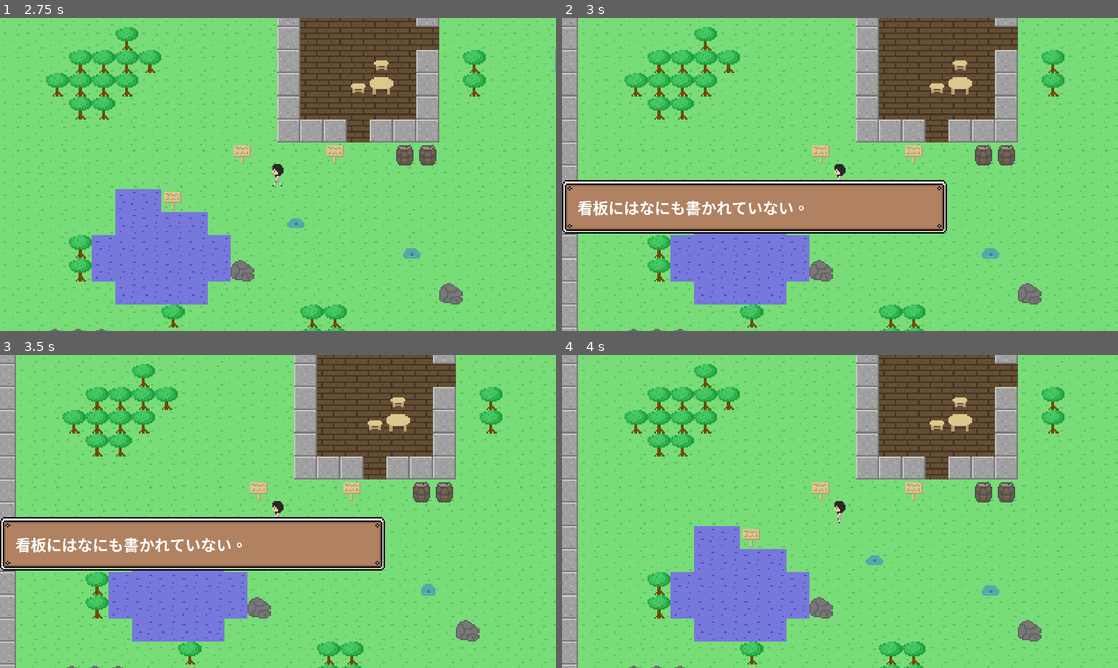
Above: before the commit, frames 1-4 (two rows, left to right).
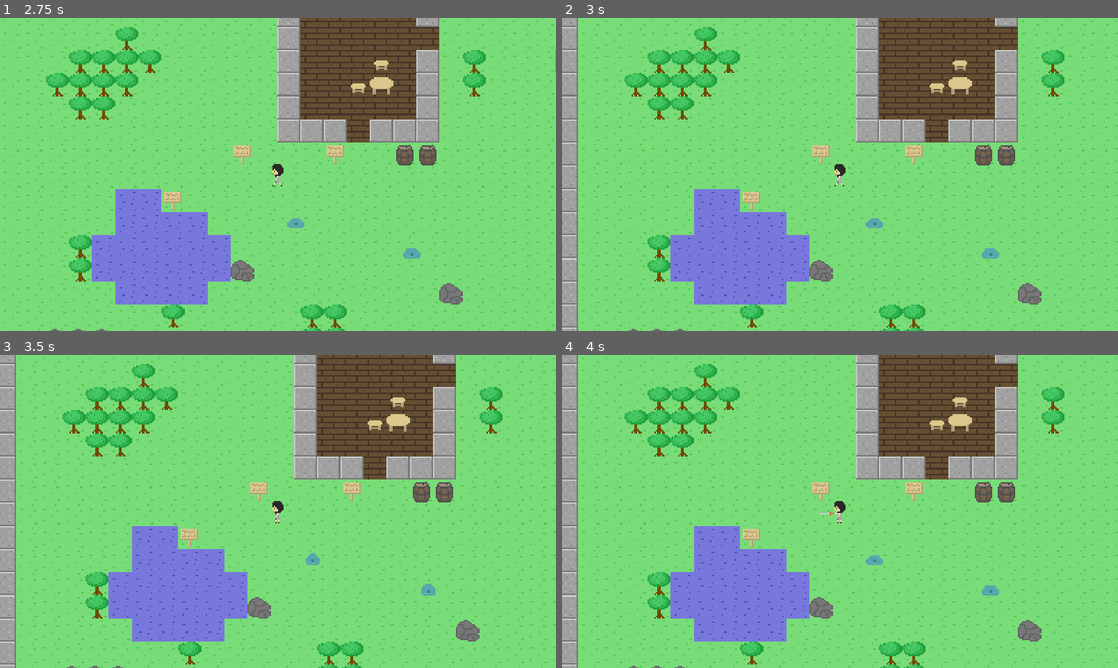
Above: after the commit, the same moments.

Repository: ktmage/test_game
Game: Godot game, scene res://main.tscn
Two runs of this game, one before a commit and one after it. Both use one fixed random seed, a clock stepped at 60 frames per second and the inputs below.
Inputs (mouse positions are in pixels of both pictures, inside the frame that each line leads up to):
- Up to frame 1 (2.75 s): tap Enter at 0.5 s; move the mouse to (250, 237) at 0.52 s; press the mouse at (250, 237) at 0.53 s; hold Up (ui_up) 0.53-2.03 s; tap F (interact, bound only before the commit) at 0.8, 1.35, 2.3 s; move the mouse to (444, 221) at 1.27 s; release the mouse at (444, 221) at 1.28 s; click (444, 221) at 1.55 s; tap Space at 2 s; move the mouse to (111, 127) at 2.02 s; press the mouse at (111, 127) at 2.03 s; hold Left (ui_left) from 2.03 s (still down)
- Up to frame 2 (3 s): keep holding Left (ui_left); move the mouse to (867, 174) at 2.77 s; release the mouse at (867, 174) at 2.78 s; tap F (interact, bound only before the commit) at 2.85 s
- Up to frame 3 (3.5 s): keep holding Left (ui_left); click (305, 511) at 3.05 s
- Up to frame 4 (4 s): release Left (ui_left) at 3.5 s; click (756, 542) at 3.52 s

Frame 1 is identical in both runs. In frame 2, 12% of the frame differs, in the area x 0-70%, y 51-69%; in frame 3, 12%; in frame 4, less than 0.1%.
Error after the commit: Parse Error: Identifier "InteractManager" not declared in the current scope. (res://entity/interactive_object/interaction_area.gd:14)

Commit message:
[delete] : interact_manager.gdを削除
必要がなくなったので削除。オートロードからも削除。

Diff:
--- a/project.godot
+++ b/project.godot
@@ -17,7 +17,6 @@
 
 [autoload]
 
-InteractManager="*res://script/interact_manager.gd"
 TextboxManager="*res://script/textbox_manager.gd"
 
 [display]
@@ -60,7 +59,7 @@
 }
 interact={
 "deadzone": 0.5,
-"events": [Object(InputEventKey,"resource_local_to_scene":false,"resource_name":"","device":-1,"window_id":0,"alt_pressed":false,"shift_pressed":false,"ctrl_pressed":false,"meta_pressed":false,"pressed":false,"keycode":0,"physical_keycode":70,"key_label":0,"unicode":102,"echo":false,"script":null)
+"events": [Object(InputEventMouseButton,"resource_local_to_scene":false,"resource_name":"","device":-1,"window_id":0,"alt_pressed":false,"shift_pressed":false,"ctrl_pressed":false,"meta_pressed":false,"button_mask":1,"position":Vector2(158, 11),"global_position":Vector2(162, 52),"factor":1.0,"button_index":1,"canceled":false,"pressed":true,"double_click":false,"script":null)
 ]
 }
 
--- a/script/interact_manager.gd
+++ /dev/null
@@ -1,22 +0,0 @@
-extends Node
-
-@onready var player = get_tree().get_first_node_in_group("player")
-
-var active_areas = []
-var can_interact = true
-
-func register_area(area: InteractionArea):
-	active_areas.push_back(area)
-
-func  unregister_area(area: InteractionArea):
-	var index = active_areas.find(area)
-	# 配列に存在した場合の処理。
-	if index != -1:
-		active_areas.remove_at(index)
-
-func _input(event):
-	if event.is_action_pressed("interact") and can_interact:
-		if active_areas.size() > 0:
-			can_interact = false
-			await active_areas[0].interact.call();
-			can_interact = true
